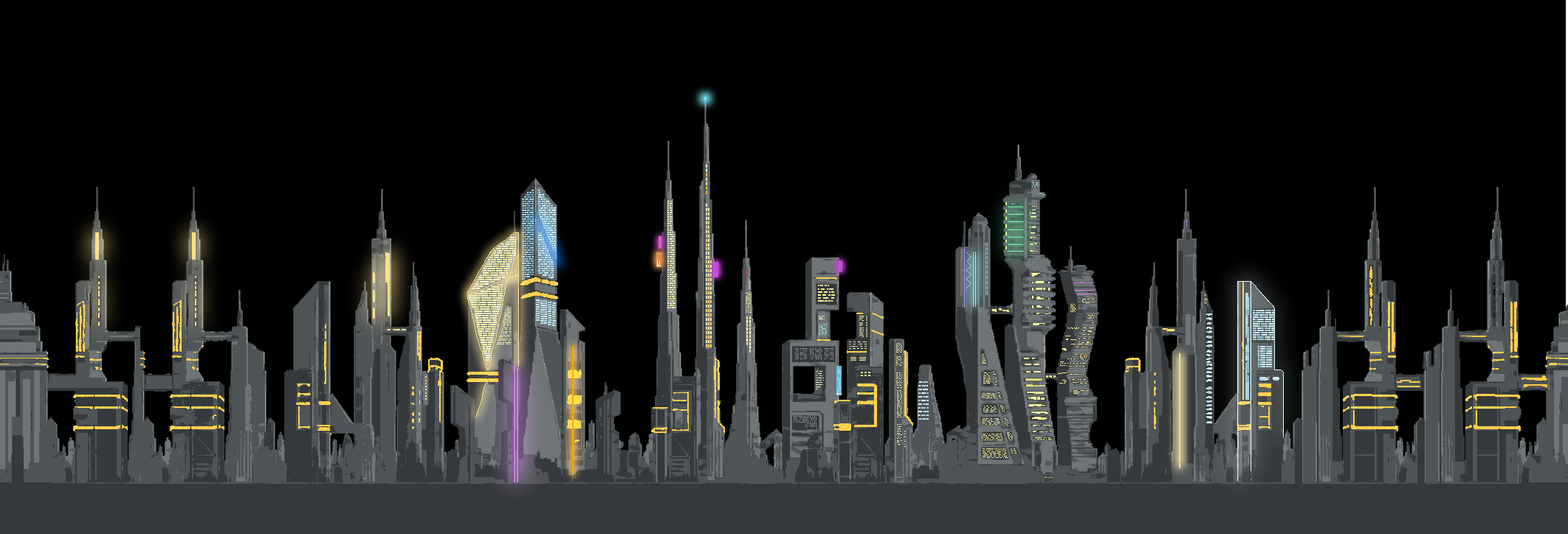
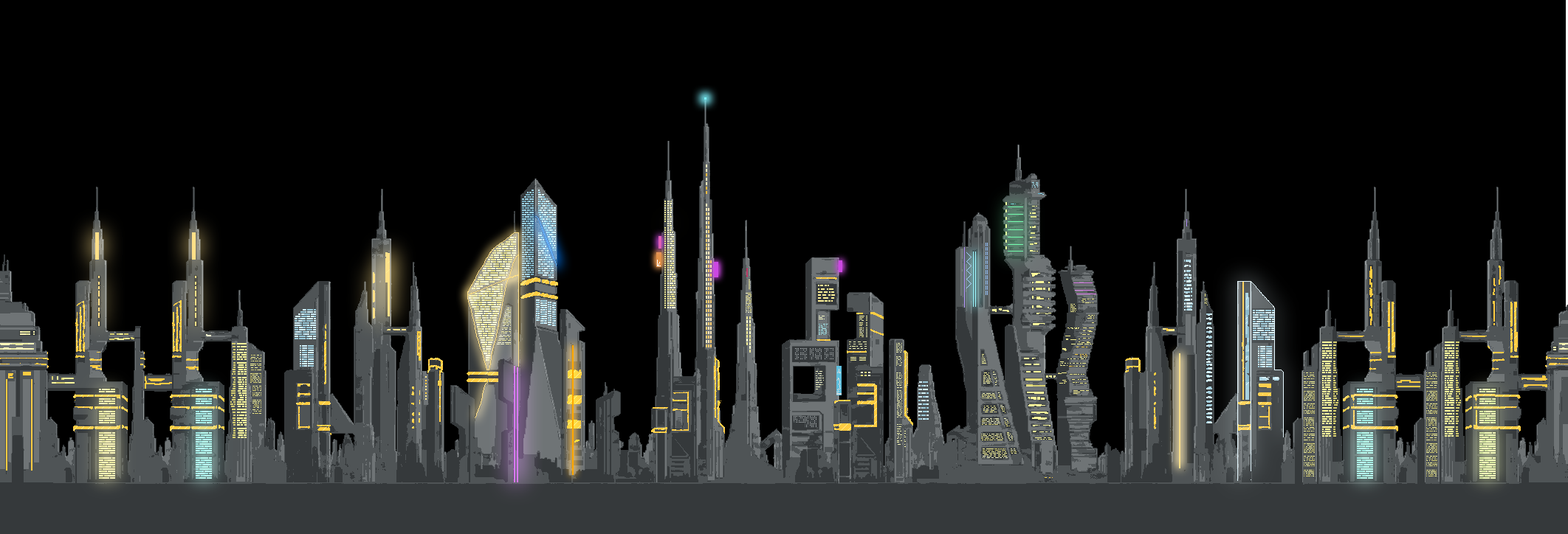
Before/after of a 1568 × 534 layered artwork. What changed in the layer stack:
added layer "图层 5" above "图层 6 copy 2" over [1356, 389, 1374, 480]
added layer "图层 6 copy 2" above "图层 6 copy" over [230, 343, 262, 439]
added layer "图层 6 copy" above "图层 6" over [1426, 341, 1461, 477]
added layer "图层 6" above "Background" over [1303, 341, 1339, 477]
painted on "Background" over [0, 200, 1568, 496]
painted on "1" over [193, 330, 1427, 421]
